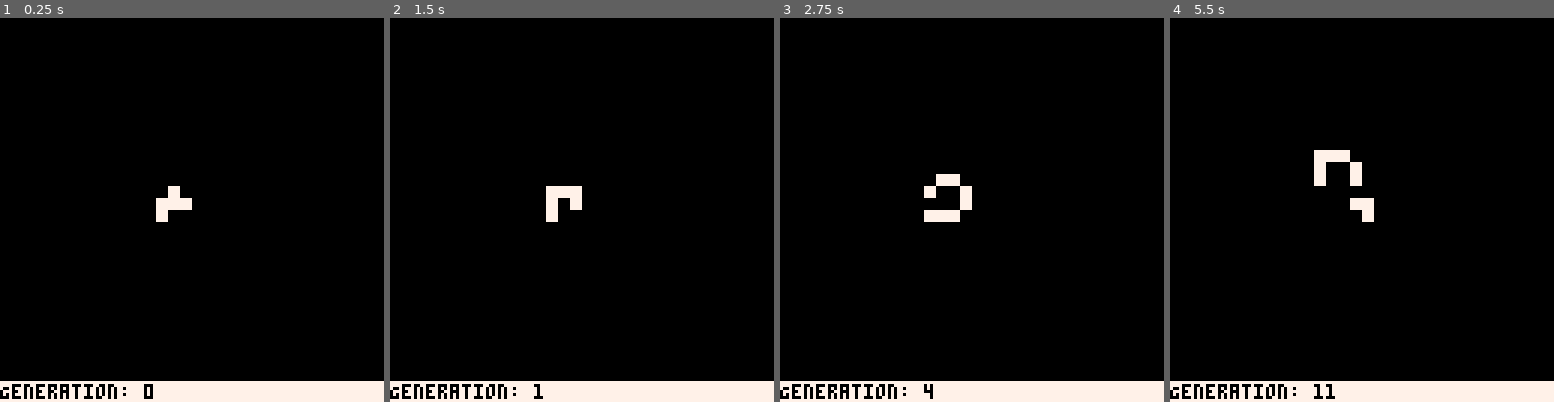
Above: before the commit, frames 1-4 (left to right).
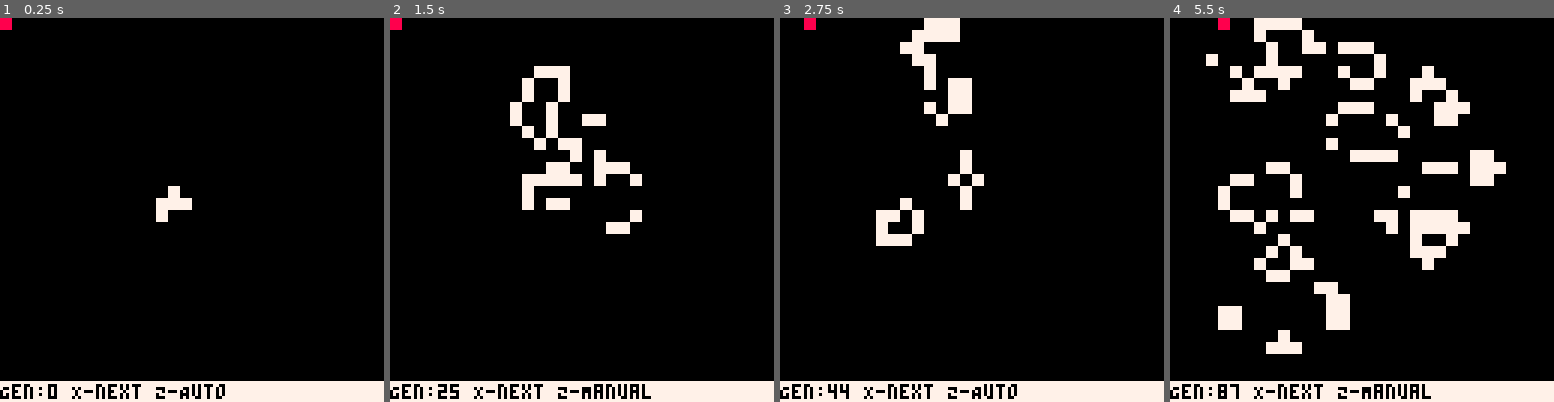
Above: after the commit, the same moments.

Repository: agonzalez777/My-Pico-8-Games
Game: PICO-8 cartridge carts/gameoflife.p8
Same seed, same stepped clock (60 frames per second), same inputs: the game is played once before the commit and once after it.
Inputs:
- Up to frame 1 (0.25 s): no input
- Up to frame 2 (1.5 s): tap X (X key) at 0.33, 1.07 s; tap O (Z key) at 0.7 s
- Up to frame 3 (2.75 s): hold Right 1.6-2.1 s; tap O (Z key) at 1.7, 2.1, 2.5 s; tap X (X key) at 1.85 s; hold Up 2.15-2.42 s; hold Right from 2.47 s (still down)
- Up to frame 4 (5.5 s): tap O (Z key) every 0.4 s from 2.9 to 5.3 s; tap X (X key) at 2.97, 4.08, 5.2 s; release Right at 3.03 s; hold Left 3.08-3.58 s; hold Down 3.63-3.97 s; hold Right 4.02-4.68 s; hold Up 4.73-5.03 s; hold Left from 5.08 s (still down)

The runs differ from the first frame. In frame 1, 0.9% of the frame differs, in the area x 0-59%, y 0-100%; in frame 2, 5.1%; in frame 3, 4.5%; in frame 4, 13%, in the area x 9-88%, y 0-100%.

Commit message:
Added Red Cursor Functionality

Diff:
--- a/carts/gameoflife.p8
+++ b/carts/gameoflife.p8
@@ -11,6 +11,22 @@
 board_height = 120/cell_size
 alive_color = white
 
+-- Initialize Board
+function _init()
+    generation = 0
+    boards = {{}, {}}
+    board_index=1
+    next_board_index=2
+    cursor_location = {x=1,y=1}
+-- Initialize the Board with all dead cells
+    reset_board(boards[1])
+    reset_board(boards[2])
+-- Generate Starting Pattern
+    --generate_random_seed(5)
+    generate_pentomino()
+end
+
+
 -- Reset Board to all Dead Cells
 function reset_board(brd)
     for i=1,board_width do
@@ -20,31 +36,6 @@
         end
     end
 end
-
--- Draw the Board
-function draw_board(brd)
-    cls()
-    local i = 1
-    for i=0,board_width-1 do
-        for j=0,board_height-1 do
-                if (brd[i+1][j+1] == 1) then
-                    draw_cell(i+(i*(cell_size-1)),j+(j*(cell_size-1)),cell_size,white)
-                end
-        end
-    end
-end
-
-
-function draw_cell(x,y,size,color)
-    local i,j
-    for i = 0,size-1 do
-        for j=0,size-1 do
-            pset(x+i,y+j,color)
-        end
-    end
-end
-
-
 
 -- These Functions Generate the various types of patterns
 
@@ -64,18 +55,7 @@
     boards[1][56/cell_size+2][64/cell_size] = 1
 end
 
-function _init()
-    generation = 0
-    boards = {{}, {}}
-    board_index=1
-    next_board_index=2
--- Initialize the Board with all dead cells
-    reset_board(boards[1])
-    reset_board(boards[2])
--- Generate Starting Pattern
-    --generate_random_seed(5)
-    generate_pentomino()
-end
+-- Utility Functions
 
 function calculate_next_board()
     local i = 1
@@ -115,7 +95,7 @@
     return ncount
 end
 
-
+-- Draw Functions
 function _draw()
     if (not user_control) then
         calculate_next_board()
@@ -123,22 +103,88 @@
     end
     draw_board(boards[board_index])
     draw_status_bar()
+    draw_cursor(cursor_location.x,cursor_location.y,cell_size,red)
 end
 
+-- Draw the Status Bar
 function draw_status_bar()
     rectfill(0,121,128,128,white)
-    print("Generation: "..generation,0,122,black)
+    print("Gen:"..generation.." X-next Z-"..status_user_control,0,122,black)
+end
+
+function draw_cursor(x,y,size,color)
+    local i,j
+    for i=0,size-1 do
+        for j=0,size-1 do
+            pset(((x-1)*cell_size)+i,((y-1)*cell_size)+j,color)
+        end
+    end
+end
+
+-- Draw the Board
+function draw_board(brd)
+    cls()
+    local i = 1
+    for i=0,board_width-1 do
+        for j=0,board_height-1 do
+                if (brd[i+1][j+1] == 1) then
+                    draw_cell(i+(i*(cell_size-1)),j+(j*(cell_size-1)),cell_size,white)
+                end
+        end
+    end
+end
+
+-- Draw an indvidual Cell
+function draw_cell(x,y,size,color)
+    local i,j
+    for i = 0,size-1 do
+        for j=0,size-1 do
+            pset(x+i,y+j,color)
+        end
+    end
 end
 
 function _update()
-    -- Option to User Control Each Generation
-    if (user_control) then
+    get_input()
+    update_status_bar()
+end
+
+function get_input()
+        if (btnp(fire2)) then
+            if (user_control) then
+             calculate_next_board()
+             goto_next_board()
+            end
+        end
         if (btnp(fire1)) then
-            calculate_next_board()
-            goto_next_board()
+            user_control = not user_control
         end
-    end
+        if (btnp(up)) then
+            cursor_location.y -= 1
+            if (cursor_location.y<1) then cursor_location.y=1 end
+        end
+        if (btnp(down)) then
+            cursor_location.y += 1
+            if (cursor_location.y>board_height) then cursor_location.y = board_height end
+        end
+        if (btnp(left)) then
+            cursor_location.x -= 1
+            if (cursor_location.x<1) then cursor_location.x=1 end
+        end
+        if (btnp(right)) then
+            cursor_location.x += 1
+            if (cursor_location.x>board_width) then cursor_location.x = board_width end
+        end
 end
+
+function update_status_bar()
+ if (user_control == true) then
+     status_user_control = "Auto"
+ else
+     status_user_control = "Manual"
+ end
+end
+
 
 function goto_next_board()
     x = board_index
